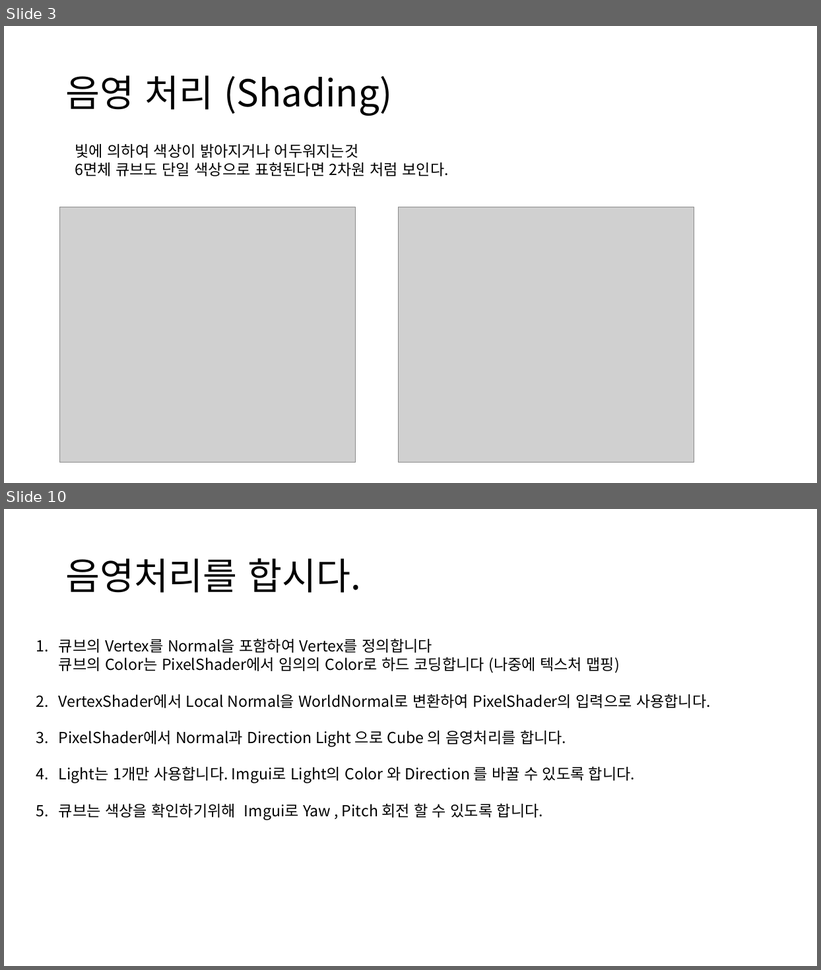
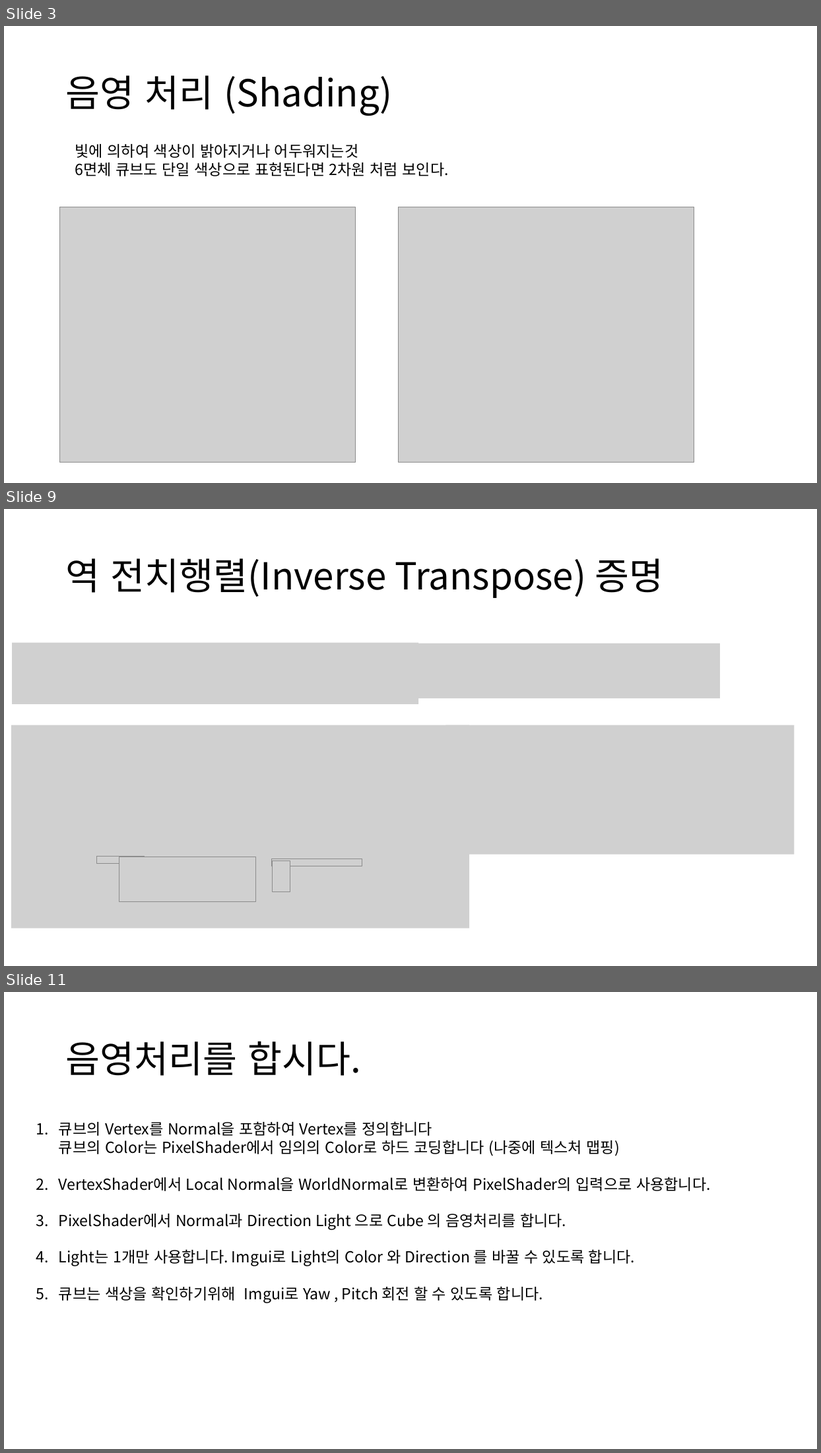
Before and after one commit to ldw9981/D3D11_Tutorial, a slide deck: Documents/05-Lighting1(Lambertian).pptx. Shown one above the other, each under a label of ours: slides 3 and 10 before the commit, slides 3, 9 and 11 after it; the slides between them are not shown. The pictures are 821x970 and 821x1453 pixels, drawn with LibreOffice and Linux fonts; fonts in the diff are those of the drawing; grey boxes stand for pictures. Boxes give left, top, right and bottom in pixels: in the first picture for what was removed or moved away, otherwise in the second. Text is boxed around its words. In the diff, an @@ line names an element or a change of style, - is before the commit and + after.

```diff
--- a/Documents/05-Lighting1(Lambertian).pptx
+++ b/Documents/05-Lighting1(Lambertian).pptx
@@ slide 9 added at <box>4,509,817,966</box>, background #FFFFFF @@
@@ title added at <box>66,559,663,598</box>, 44 pt, text #000000 @@
+역 전치행렬(Inverse Transpose) 증명
@@ picture added at <box>12,642,418,704</box> @@
@@ picture added at <box>314,643,720,698</box> @@
@@ picture added at <box>11,725,469,929</box> @@
@@ picture added at <box>446,725,795,855</box> @@
@@ picture added at <box>96,856,145,864</box> @@
@@ picture added at <box>120,857,256,902</box> @@
@@ picture added at <box>272,859,362,867</box> @@
@@ picture added at <box>273,861,290,892</box> @@
@@ what was slide 10 is now slide 11 @@
```
Also in this commit, not shown: 6 slides changed, 2 other files.
